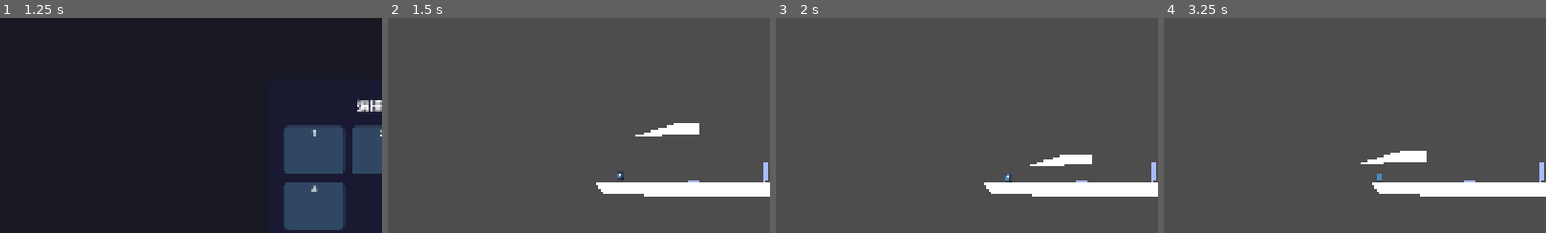
Above: before the commit, frames 1-4 (left to right).
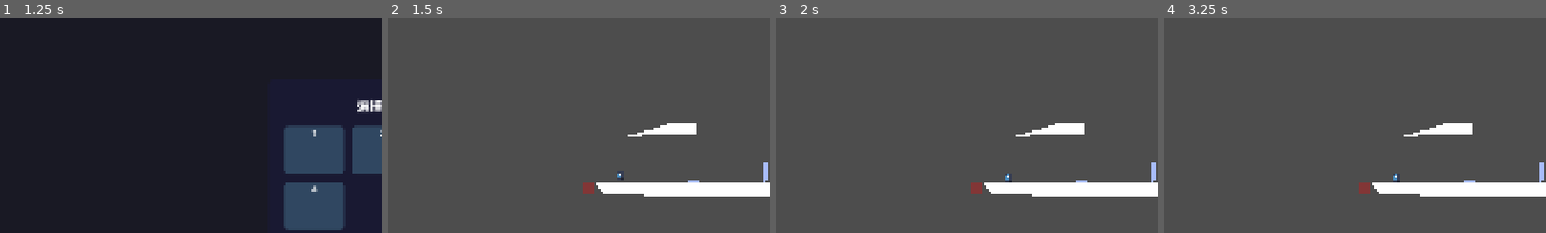
Above: after the commit, the same moments.

Repository: Yuanryan/Rune-Lengend
Game: Godot game, scene res://Scenes/main.tscn
Same seed, same stepped clock (60 frames per second), same inputs: the game is played once before the commit and once after it. The engine's default icon, where the game draws it, is replaced by a stand-in: a white triangle on a blue panel in a dark square.
Inputs (mouse positions are % of the whole screen's width and height, from its top left):
- Up to frame 1 (1.25 s): click "Start" at 0.5 s
- Up to frame 2 (1.5 s): click "🔒" at 1.25 s
- Up to frame 3 (2 s): no input
- Up to frame 4 (3.25 s): click "Reset Player (R)" at 2 s; tap Enter (ui_accept) at 2.75 s; drag from (40, 6) to (54, 48) at 2.77 s
The pictures show only the part of the screen within x 0-50%, y 13-63%; the shares and areas given below are measured in that part.

Frame 1 is identical in both runs. In frame 2, 0.4% of the frame differs, in the area x 51-82%, y 48-82%; in frame 3, 1.4%; in frame 4, 1.6%, in the area x 51-81%, y 48-82%.

Commit message:
fix moving platform

Diff:
--- a/Scenes/Levels/level_1.tscn
+++ b/Scenes/Levels/level_1.tscn
@@ -8,6 +8,7 @@
 [ext_resource type="Script" uid="uid://bet3pbm21wwfp" path="res://Scripts/Level/Core/zoomable_camera.gd" id="6_rb0md"]
 [ext_resource type="PackedScene" uid="uid://cnyimwluijpi3" path="res://Scenes/LevelEdit/Objects/Interactive/timed_door.tscn" id="7_jv26f"]
 [ext_resource type="PackedScene" uid="uid://ej3qajbyhnv8" path="res://Scenes/LevelEdit/Objects/Environment/moving_platform_path.tscn" id="8_jv26f"]
+[ext_resource type="PackedScene" uid="uid://dakout3cuxl2s" path="res://Scenes/LevelEdit/Objects/Hazard/damage_area.tscn" id="9_rb0md"]
 
 [sub_resource type="Curve2D" id="Curve2D_jv26f"]
 resource_local_to_scene = true
@@ -52,7 +53,7 @@
 position = Vector2(-464, -288)
 polygon = PackedVector2Array(0, 256, 32, 296, 1016, 304, 1168, 256)
 
-[node name="@CollisionPolygon2D@26052" type="CollisionPolygon2D" parent="Land"]
+[node name="CollisionPolygon2D" type="CollisionPolygon2D" parent="Land"]
 position = Vector2(-464, -288)
 polygon = PackedVector2Array(0, 256, 32, 296, 1016, 304, 1168, 256)
 
@@ -63,36 +64,41 @@
 position = Vector2(112, -608)
 polygon = PackedVector2Array(0, 256, 32, 296, 295.3371, 298.14087, 1016, 304, 1168, 256)
 
-[node name="@CollisionPolygon2D@26053" type="CollisionPolygon2D" parent="Land2"]
+[node name="CollisionPolygon2D" type="CollisionPolygon2D" parent="Land2"]
 position = Vector2(112, -608)
 polygon = PackedVector2Array(0, 256, 32, 296, 295.3371, 298.14087, 1016, 304, 1168, 256)
 
 [node name="Door" parent="." instance=ExtResource("7_jv26f")]
 position = Vector2(376, 264)
 
-[node name="GameButton" parent="Door" index="3"]
+[node name="GameButton" parent="Door" index="2"]
 position = Vector2(-240, 24)
+
+[node name="CollisionPolygon2D" type="CollisionPolygon2D" parent="Door"]
+polygon = PackedVector2Array(-8, -32, -8, 28, 0, 32, 0, 32, 8, 28, 8, -32)
 
 [node name="MovingPlatformPath" parent="." instance=ExtResource("8_jv26f")]
 position = Vector2(-64, 216)
 curve = SubResource("Curve2D_jv26f")
-movable = true
-start_delay = 2.0
 
 [node name="MovingPlatform" parent="MovingPlatformPath" index="0"]
-position = Vector2(86.919754, -93.7106)
+position = Vector2(184, -88)
 
 [node name="Polygon2D" parent="MovingPlatformPath/MovingPlatform" index="0"]
 polygon = PackedVector2Array(0.171875, 0, 80.123535, 0, 80.123535, 32, -136.12915, 40.061768)
 
-[node name="@CollisionPolygon2D@26054" type="CollisionPolygon2D" parent="MovingPlatformPath/MovingPlatform" index="1"]
+[node name="CollisionPolygon2D" type="CollisionPolygon2D" parent="MovingPlatformPath/MovingPlatform" index="1"]
 position = Vector2(-39.87085, -16.061768)
 polygon = PackedVector2Array(0.171875, 0, 80.123535, 0, 80.123535, 32, -136.12915, 40.061768)
 
 [node name="PathFollow2D" parent="MovingPlatformPath" index="1"]
 position = Vector2(184, -88)
 
+[node name="DamageArea" parent="." instance=ExtResource("9_rb0md")]
+position = Vector2(-200, 296)
+
 [editable path="Land"]
 [editable path="Land2"]
 [editable path="Door"]
 [editable path="MovingPlatformPath"]
+[editable path="DamageArea"]
--- a/Scenes/Levels/level_2.tscn
+++ b/Scenes/Levels/level_2.tscn
@@ -44,7 +44,7 @@
 position = Vector2(-464, -288)
 polygon = PackedVector2Array(0, 256, 32, 296, 1016, 304, 1168, 256)
 
-[node name="CollisionPolygon2D" type="CollisionPolygon2D" parent="Land"]
+[node name="@CollisionPolygon2D@29747" type="CollisionPolygon2D" parent="Land"]
 position = Vector2(-464, -288)
 polygon = PackedVector2Array(0, 256, 32, 296, 1016, 304, 1168, 256)
 
@@ -55,15 +55,18 @@
 position = Vector2(112, -608)
 polygon = PackedVector2Array(0, 256, 32, 296, 295.3371, 298.14087, 1016, 304, 1168, 256)
 
-[node name="CollisionPolygon2D" type="CollisionPolygon2D" parent="Land2"]
+[node name="@CollisionPolygon2D@29748" type="CollisionPolygon2D" parent="Land2"]
 position = Vector2(112, -608)
 polygon = PackedVector2Array(0, 256, 32, 296, 295.3371, 298.14087, 1016, 304, 1168, 256)
 
 [node name="Door" parent="." instance=ExtResource("6_8qsmg")]
 position = Vector2(376, 264)
 
-[node name="GameButton" parent="Door" index="3"]
+[node name="GameButton" parent="Door" index="2"]
 position = Vector2(-240, 24)
+
+[node name="CollisionPolygon2D" type="CollisionPolygon2D" parent="Door"]
+polygon = PackedVector2Array(-8, -32, -8, 28, 0, 32, 0, 32, 8, 28, 8, -32)
 
 [editable path="Land"]
 [editable path="Land2"]
--- a/Scripts/Level/Objects/moving_platform_path.gd
+++ b/Scripts/Level/Objects/moving_platform_path.gd
@@ -1,7 +1,7 @@
 @tool
 extends Path2D
 
-@export var movable: bool = true : set = set_movable
+@export_tool_button("Toggle Movement") var move = func(): if animation_player.is_playing(): stop_movement() else: start_movement()
 
 ## 動畫時間 (秒)
 @export var loop_time: float = 2.0 : set = set_loop_time
@@ -9,40 +9,39 @@
 ## 移動速度倍率
 @export var speed_scale: float = 1.0 : set = set_speed_scale
 
-## 是否自動開始移動
-@export var auto_start: bool = true
-
 ## 是否循環播放(Path2D 的頭尾相連時使用)
 @export var loop: bool = false : set = set_loop
-
-## 延遲開始時間 (秒)
-@export var start_delay: float = 0.0
-
 
 # 移動平台本體節點
 @onready var animation_player: AnimationPlayer = %AnimationPlayer
 
+var movable: bool = false : set = set_movable
+
 func _ready():
-    if Engine.is_editor_hint():
-        get_parent().set_editable_instance(self, true)
-
-    # 等待下一幀確保所有子節點都已準備好
-    await get_tree().process_frame
-
     # 確保 AnimationPlayer 存在
     if not animation_player:
         animation_player = get_node("%AnimationPlayer")
+
+    if Engine.is_editor_hint():
+        get_parent().set_editable_instance(self, true)
+        set_movable(true)
+    else:
+        if GameManager:
+            GameManager.in_game_state_changed.connect(_on_game_phase_changed)
+
 
     set_loop_time(loop_time)
     set_loop(loop)
     set_speed_scale(speed_scale)
 
-    # 處理延遲和自動開始
-    if start_delay > 0 and is_inside_tree():
-        await get_tree().create_timer(start_delay).timeout
 
-    if auto_start:
-        start_movement()
+# 處理遊戲階段變化
+func _on_game_phase_changed(new_state: GameManager.InGameState):
+    if new_state == GameManager.InGameState.EXECUTING:
+        movable = true
+    elif new_state == GameManager.InGameState.PLANNING:
+        stop_movement()
+        movable = false
 
 # 開始移動
 func start_movement():
@@ -52,7 +51,7 @@
 # 停止移動
 func stop_movement():
     if animation_player:
-        animation_player.stop()
+        animation_player.stop.call_deferred()
 
 # 暫停移動
 func pause_movement():
--- a/Scripts/Level/Objects/turret.gd
+++ b/Scripts/Level/Objects/turret.gd
@@ -92,9 +92,7 @@
         can_fire = true
         if fire_timer:
             fire_timer.start()
-    elif new_state == GameManager.InGameState.COMPLETED:
-        can_fire = true
-    else:
+    elif new_state != GameManager.InGameState.COMPLETED and new_state != GameManager.InGameState.FAILED:
         can_fire = false
         if fire_timer:
             fire_timer.stop()
--- a/Scripts/UI/InGame/card_queue.gd
+++ b/Scripts/UI/InGame/card_queue.gd
@@ -165,6 +165,10 @@
     card.set_action_type(action_type, label)
     if animal_type != -1:
         card.animal_type = animal_type
+
+    # 連接卡片點擊信號以處理從佇列中移除
+    card.card_clicked.connect(_on_queue_card_clicked)
+
     add_child(card)
     return card
 
@@ -186,6 +190,16 @@
         queue_cards.remove_at(index)
         card.queue_free()
         action_removed.emit(action_type, index)
+
+func _on_queue_card_clicked(card: CardTile) -> void:
+    """當佇列中的卡片被點擊時，從佇列中移除它"""
+    # 如果隊列被鎖定，不允許移除卡片
+    if _is_locked:
+        return
+
+    var card_index = queue_cards.find(card)
+    if card_index >= 0:
+        _remove_action_at(card_index)
 
 # ========== 公共API ==========
 
--- a/Scripts/UI/InGame/drop_monitor.gd
+++ b/Scripts/UI/InGame/drop_monitor.gd
@@ -3,6 +3,7 @@
 class_name DropMonitor
 
 signal card_dropped_outside(card: CardTile)
+var is_painting: bool = false
 
 func _ready() -> void:
     # 設置為完全透明
@@ -36,3 +37,7 @@
     # 直接發送信號，表示卡片被拖動到隊列外
     card_dropped_outside.emit(card)
     print("Card dropped outside queue: ", card.get_action_label())
+
+func _input(event: InputEvent) -> void:
+    if event.is_action_pressed("paint"):
+        is_painting = true
--- a/project.godot
+++ b/project.godot
@@ -63,6 +63,11 @@
 "events": [Object(InputEventKey,"resource_local_to_scene":false,"resource_name":"","device":0,"window_id":0,"alt_presse …(189 unchanged characters)…
 ]
 }
+paint={
+"deadzone": 0.2,
+"events": [Object(InputEventMouseButton,"resource_local_to_scene":false,"resource_name":"","device":-1,"window_id":0,"alt_pressed":false,"shift_pressed":false,"ctrl_pressed":false,"meta_pressed":false,"button_mask":1,"position":Vector2(312, 18),"global_position":Vector2(321, 66),"factor":1.0,"button_index":1,"canceled":false,"pressed":true,"double_click":false,"script":null)
+]
+}
 
 [layer_names]
 
Not shown: 1 places in Scenes/Levels/level_1.tscn that only renumber resources
